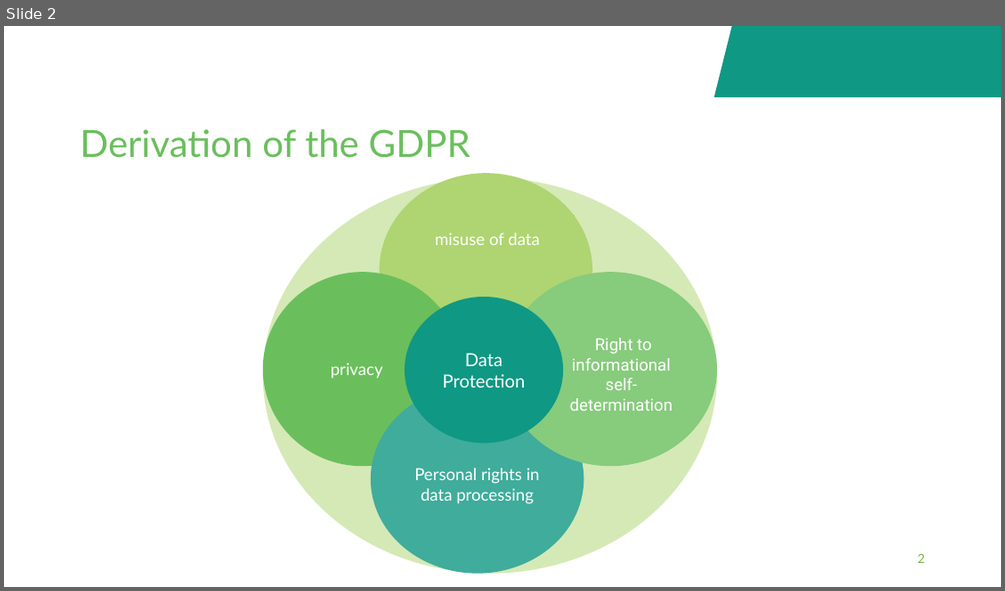
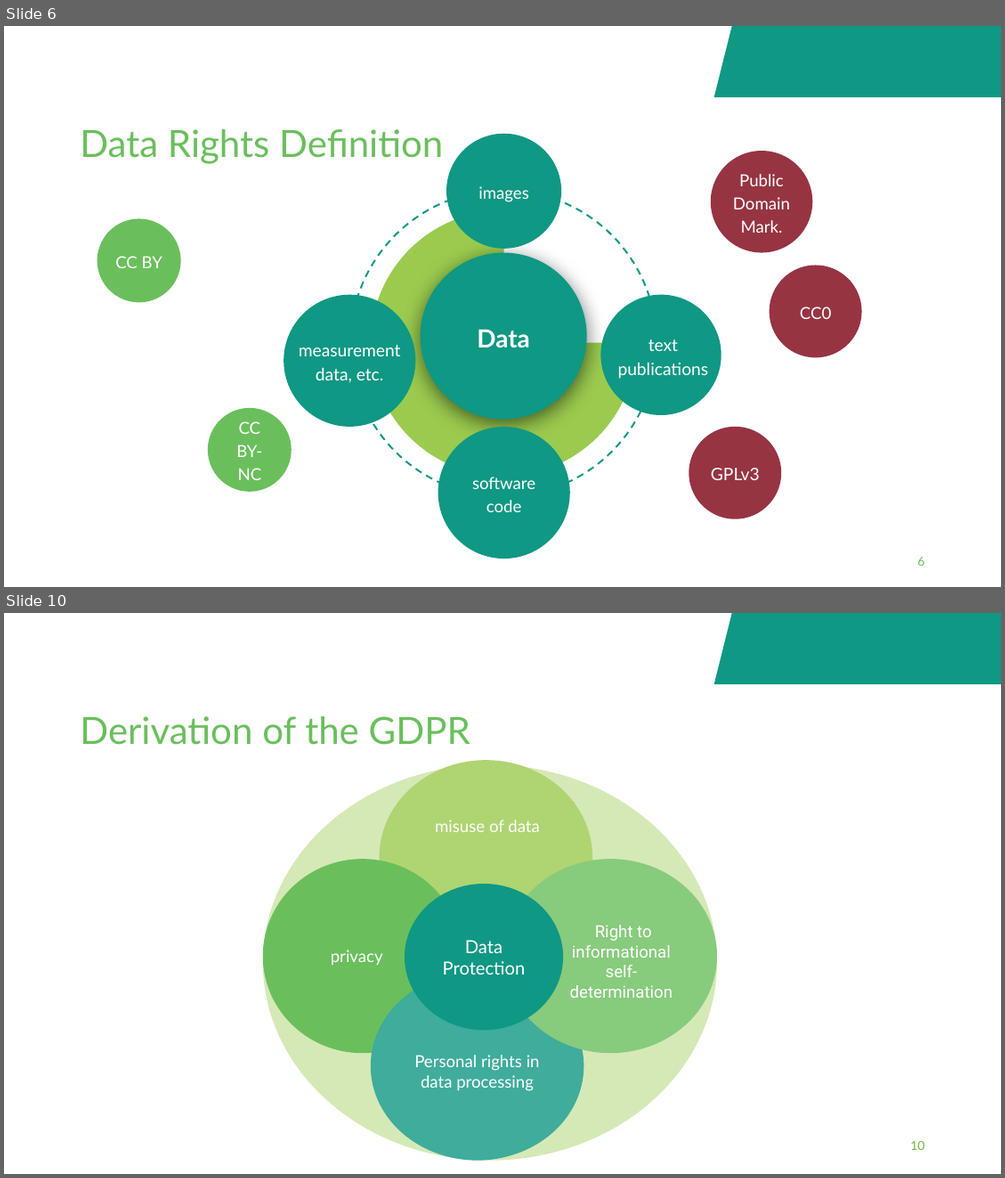
Before and after one commit to fairagro/FAIRagro_Modular-RDM-Training-Material, a slide deck: FAIRagro_Trainings_planned/2026-11_YSM_JKI/20261117-09-Responsible-Handling-20min-Bosse.odp. Shown one above the other, each under a label of ours: slide 2 before the commit, slides 6 and 10 after it; the slides between them are not shown. The pictures are 1005x591 and 1005x1178 pixels, drawn with LibreOffice and Linux fonts; fonts in the diff are those of the drawing; background and template pictures are left out. Boxes give left, top, right and bottom in pixels: in the first picture for what was removed or moved away, otherwise in the second. Text is boxed around its words. In the diff, an @@ line names an element or a change of style, - is before the commit and + after.

```diff
--- a/FAIRagro_Trainings_planned/2026-11_YSM_JKI/20261117-09-Responsible-Handling-20min-Bosse.odp
+++ b/FAIRagro_Trainings_planned/2026-11_YSM_JKI/20261117-09-Responsible-Handling-20min-Bosse.odp
@@ slide 6 added at [4, 26, 1001, 587], background #FFFFFF; not listed: 1 template element that a slide beside it also shows @@
@@ title added at [80, 129, 443, 164], 27 pt, text #6ABF5C @@
+Data Rights Definition
@@ ellipse added at [446, 134, 561, 248], fill #0F9884 @@
@@ ellipse added at [711, 151, 812, 252], fill #973442 @@
@@ text added at [733, 174, 790, 232], 12 pt, text #FFFFFF @@
+Public Domain Mark.
@@ ellipse added at [351, 191, 657, 497], outline #0F9884 1.28 pt dashed @@
@@ pie slice (boxed as its full ellipse) added at [371, 210, 636, 475], fill #9ACB4E @@
@@ text added at [478, 186, 528, 202], 12 pt, text #FFFFFF @@
+images
@@ ellipse added at [97, 218, 181, 302], fill #6ABF5C @@
@@ text added at [115, 256, 162, 268], 12 pt, text #FFFFFF @@
+CC BY
@@ ellipse added at [421, 252, 587, 418], fill #0F9884 @@
@@ ellipse added at [769, 265, 862, 358], fill #973442 @@
@@ ellipse added at [284, 294, 416, 426], fill #0F9884 @@
@@ ellipse added at [601, 294, 721, 415], fill #0F9884 @@
@@ text added at [800, 306, 831, 319], 12 pt, text #FFFFFF @@
+CC0
@@ text added at [299, 345, 401, 383], 12.4 pt, text #FFFFFF @@
+measurement data, etc.
@@ text added at [477, 329, 530, 348], 18 pt, text #FFFFFF, bold @@
+Data
@@ text added at [618, 339, 709, 378], 12.4 pt, text #FFFFFF @@
+text publications
@@ ellipse added at [207, 408, 291, 491], fill #6ABF5C @@
@@ text added at [236, 421, 262, 480], 12 pt, text #FFFFFF @@
+CC BY-NC
@@ ellipse added at [437, 426, 569, 558], fill #0F9884 @@
@@ ellipse added at [688, 426, 782, 519], fill #973442 @@
@@ text added at [472, 476, 535, 512], 12 pt, text #FFFFFF @@
+software code
@@ text added at [711, 467, 760, 480], 12.4 pt, text #FFFFFF @@
+GPLv3
@@ page number added at [917, 556, 924, 565], 9 pt, text #6ABF5C @@
+6
@@ what was slide 2 is now slide 10 @@
@@ page number at [910, 1141, 924, 1150]: text changed @@
-2
+10
```
Also in this commit, not shown: 2 slides changed, 8 other slides added, 1 slide removed, 11 other files.
